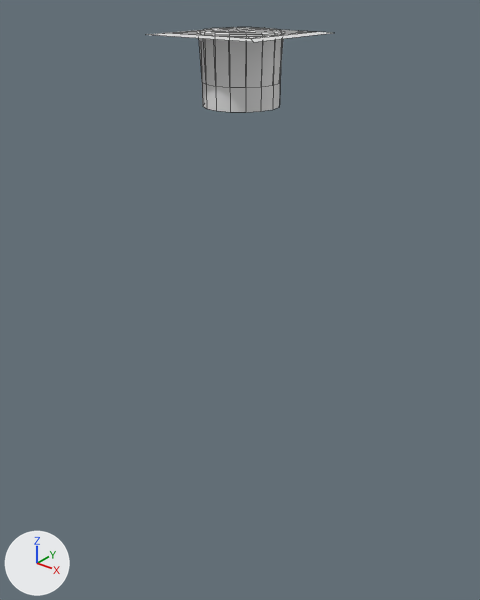
The FBX model Assets/fbx/button.fbx as it was, and as the next commit left it.
Camera for both pictures: a camera (50 mm lens) standing at (0.1323, -0.166, 0.0151) and looking at (-0.002, 0.0018, -0.089). The axes (+X, +Y, +Z) are drawn at lower left. The lights are the same throughout. Mesh edges are drawn as thin lines. Where no turn or scale is listed for an object, it has been applied to the vertices. Vertices at the same position are counted once.

In view in the first picture: 'button', 'buttonhole'.
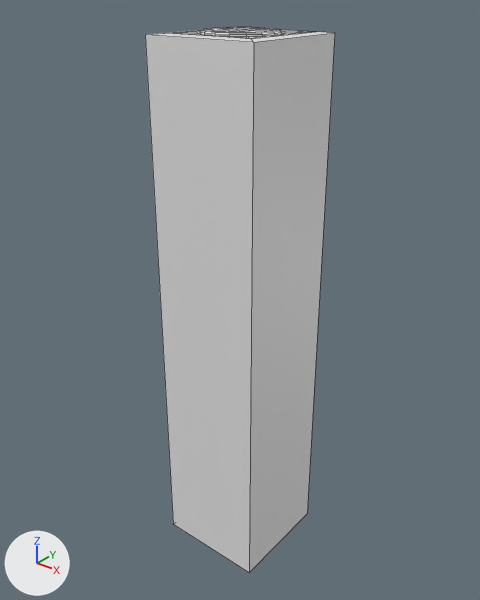
The change, as a list of edits to the scene's bpy script:
```text
Change me_buttonhole:
    where me_buttonhole.from_pydata(...)  # 56 vertices, 56 faces; spans x -0.02..0.02, y -0.02..0.02, z -0.0136..0.0003
    used by ob_buttonhole; location = (0.0, 0.0, 0.0)
    verts and faces of me_buttonhole; kept vertices keep their numbers, new ones are numbered from 56
    before: 32 (0.02, -0.02, 0.0) at pixel (253, 42), 33 (-0.02, -0.02, 0.0) at pixel (145, 34), 34 (0.02, 0.02, 0.0), 35 (-0.02, 0.02, 0.0) at pixel (231, 27)
    me_buttonhole part 1
    add for new, old in zip([*range(56, 60)], [*range(32, 36)]): verts[new] = verts[old] + (0.0, 0.0, -0.19)
    add faces += [(33, 35, 59, 57), (34, 58, 59, 35), (32, 56, 58, 34), (32, 33, 57, 56)]
```

Pixel boxes (x1, y1, x2, y2) of what changed, in the pictures (480 x 600 px):
'buttonhole', reshaped
    before: (146, 27, 330, 77)
    after: (145, 27, 335, 572)
part 1 of me_buttonhole, added
    after: (145, 33, 335, 572)
'button', unchanged, covered by the edit
    before: (200, 27, 282, 112)
    after: (200, 27, 282, 36)
